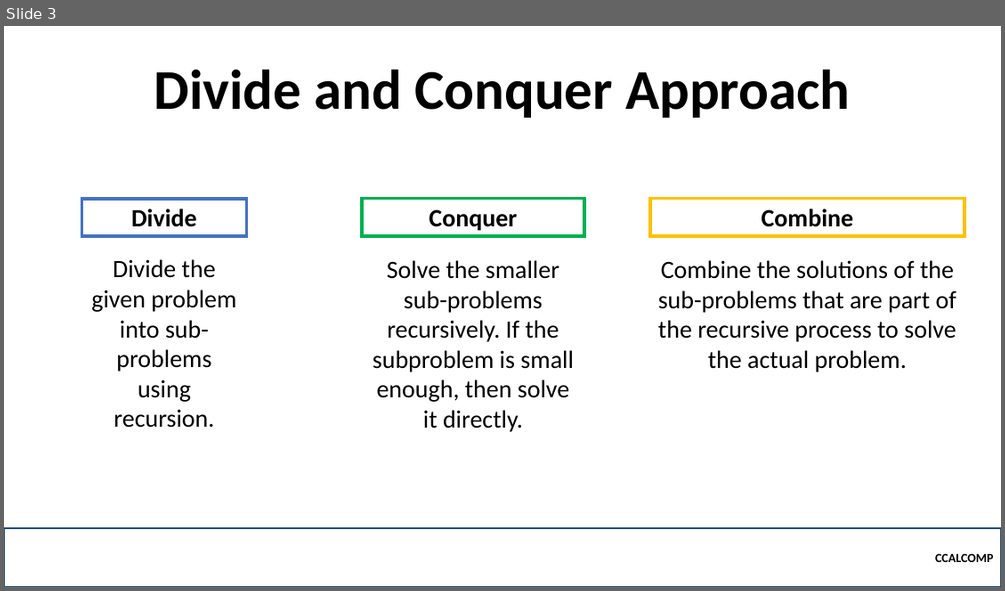
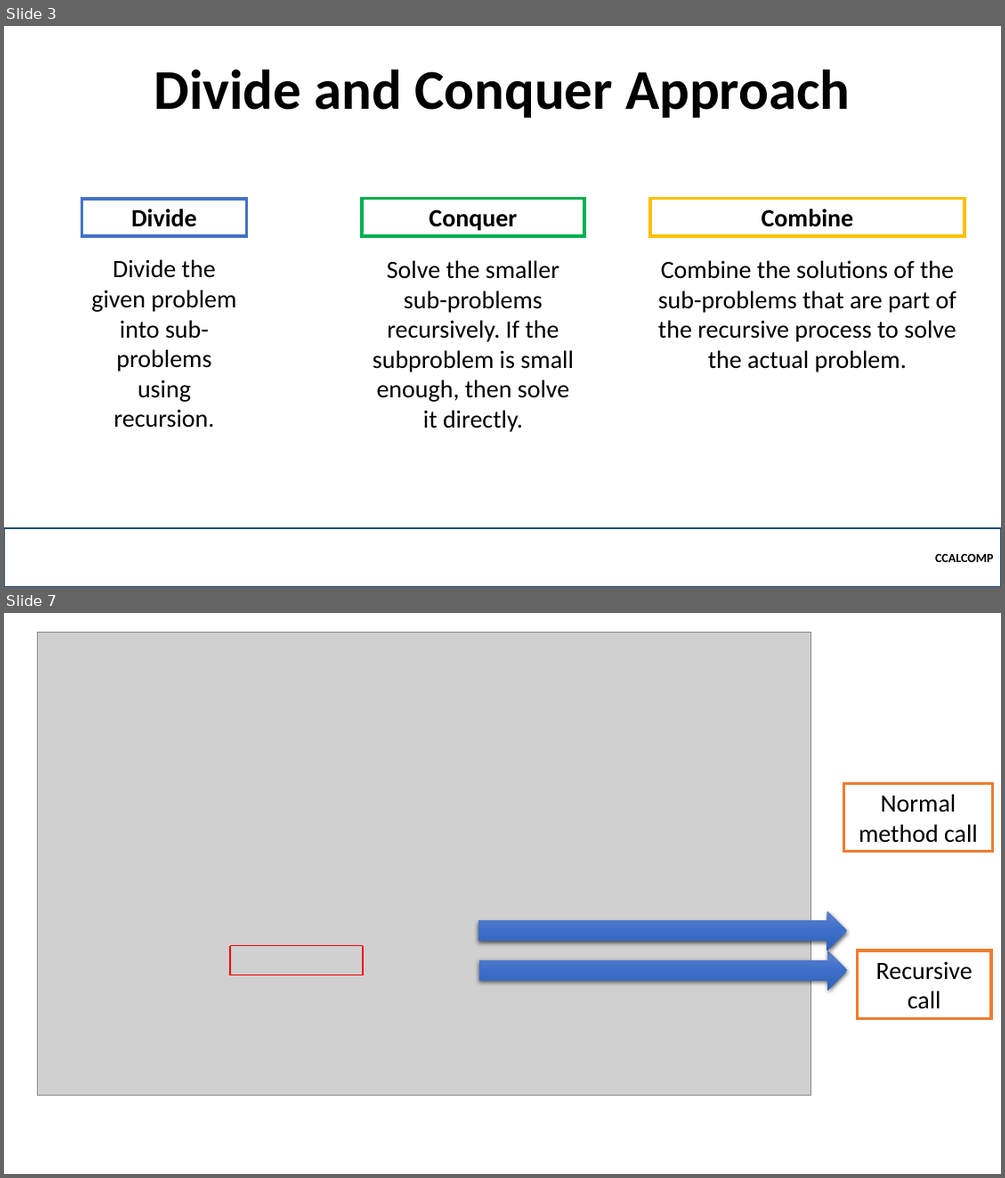
Before and after one commit to robitussin/CCALCOMP, a slide deck: Week 8 and 9 - Recursion and Recurrence relations/Divide and Conquer.pptx. Shown one above the other, each under a label of ours: slide 3 before the commit, slides 3 and 7 after it; the slides between them are not shown. The pictures are 1005x591 and 1005x1178 pixels, drawn with LibreOffice and Linux fonts; fonts in the diff are those of the drawing; grey boxes stand for pictures; background and template pictures are left out. Boxes give left, top, right and bottom in pixels: in the first picture for what was removed or moved away, otherwise in the second. Text is boxed around its words. In the diff, an @@ line names an element or a change of style, - is before the commit and + after.

```diff
--- a/Week 8 and 9 - Recursion and Recurrence relations/Divide and Conquer.pptx
+++ b/Week 8 and 9 - Recursion and Recurrence relations/Divide and Conquer.pptx
@@ slide 7 added at (4,613,1001,1174), background picture (left out) @@
@@ picture added at (37,632,811,1095) @@
@@ rectangle added at (844,784,993,852), fill #FFFFFF, outline #ED7D31 3 pt, 24 pt, text #000000 @@
+Normal method call
@@ right arrow added at (479,910,847,950), fill gradient #6183CB to #3E70CA to #3062BB @@
@@ group added at (231,946,363,975): 4 lines @@
@@ right arrow added at (479,950,847,989), fill gradient #6183CB to #3E70CA to #3062BB @@
@@ rectangle added at (858,950,992,1018), fill #FFFFFF, outline #ED7D31 3 pt, 24 pt, text #000000 @@
+Recursive call
```
Also in this commit, not shown: 2 slides changed, 8 other slides added.
